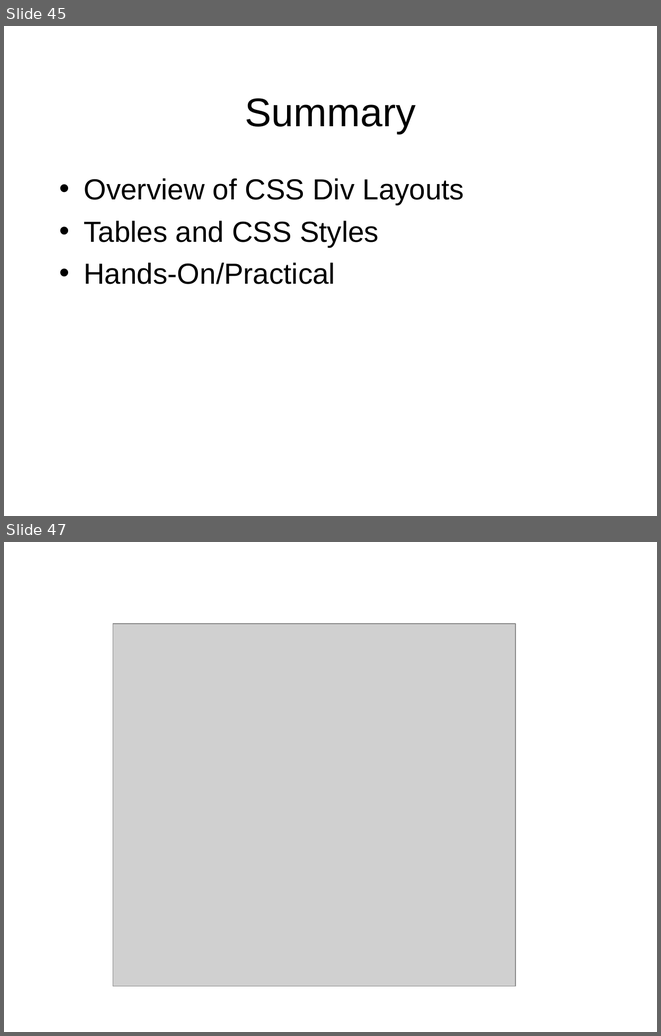
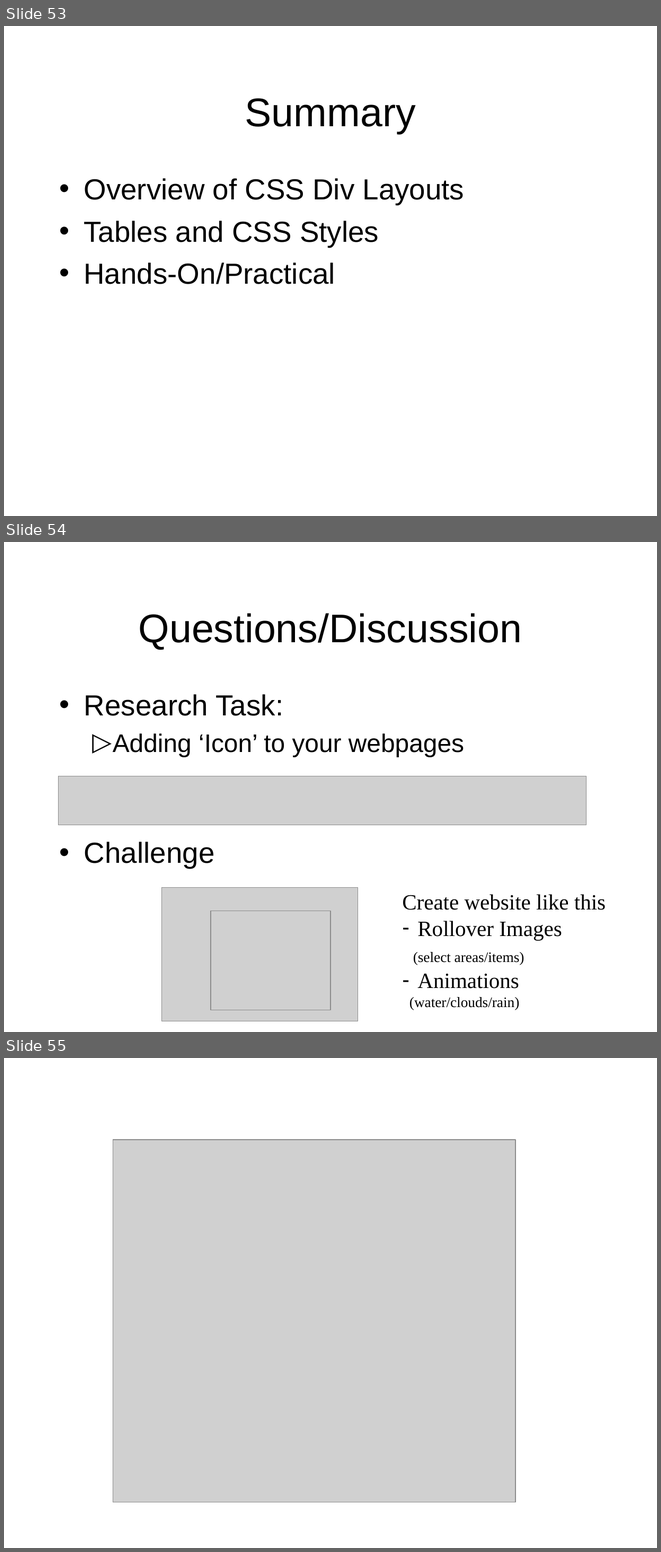
Before and after one commit to octaviordz/zjnu2017.github.io, a slide deck: WAD/lectures/070--CSS.Div.Layout.pptx. Shown one above the other, each under a label of ours: slides 45 and 47 before the commit, slides 53, 54 and 55 after it; the slides between them are not shown. The pictures are 661x1036 and 661x1552 pixels, drawn with LibreOffice and Linux fonts; fonts in the diff are those of the drawing; grey boxes stand for pictures. Boxes give left, top, right and bottom in pixels: in the first picture for what was removed or moved away, otherwise in the second. Text is boxed around its words. In the diff, an @@ line names an element or a change of style, - is before the commit and + after.

```diff
--- a/WAD/lectures/070--CSS.Div.Layout.pptx
+++ b/WAD/lectures/070--CSS.Div.Layout.pptx
@@ slide 54 added at (x1=4, y1=542, x2=657, y2=1032), background #FFFFFF @@
@@ title added at (x1=139, y1=613, x2=522, y2=650), 44 pt, text #000000 @@
+Questions/Discussion
@@ text added at (x1=84, y1=694, x2=464, y2=868), 28 pt, text #000000 @@
+• Research Task:
+  ▷ Adding ‘Icon’ to your webpages
+• Challenge
@@ picture added at (x1=58, y1=776, x2=586, y2=824) @@
@@ picture added at (x1=162, y1=888, x2=358, y2=1021) @@
@@ text added at (x1=402, y1=894, x2=606, y2=1009), 24 pt, text #000000 @@
+Create website like this
+– Rollover Images
+(select areas/items)
+– Animations
+(water/clouds/rain)
@@ picture added at (x1=211, y1=911, x2=330, y2=1010) @@
@@ what was slide 45 is now slide 53 @@
@@ what was slide 47 is now slide 55 @@
```
Also in this commit, not shown: 5 slides changed, 11 other slides added, 2 slides removed.
